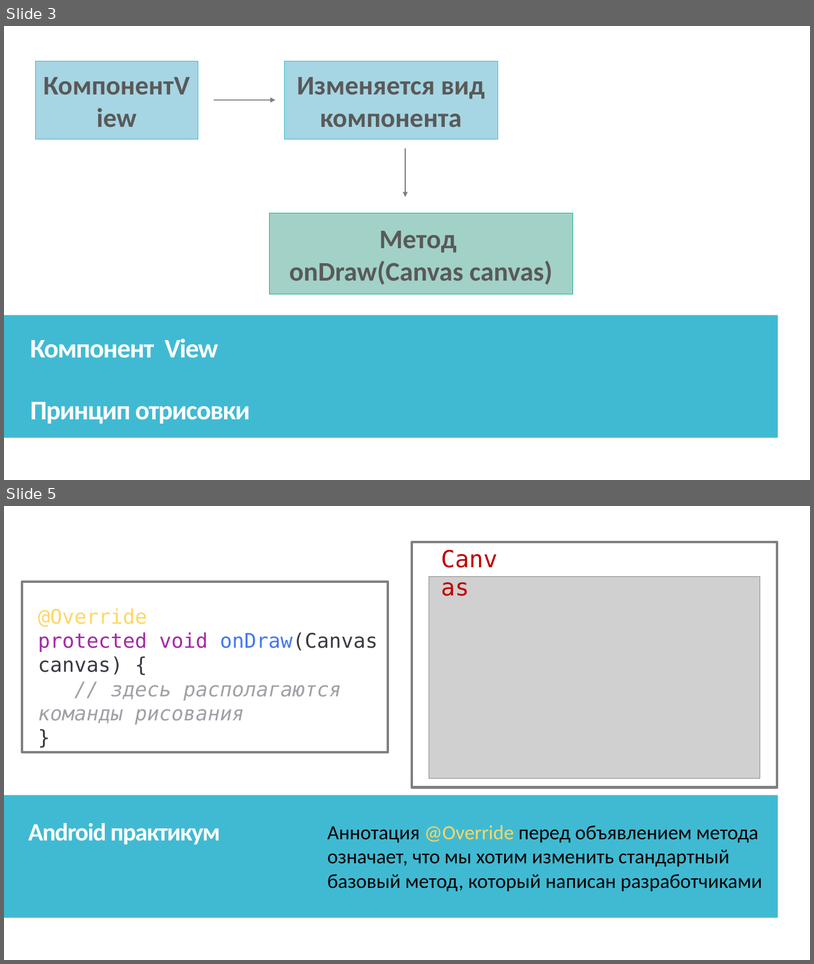
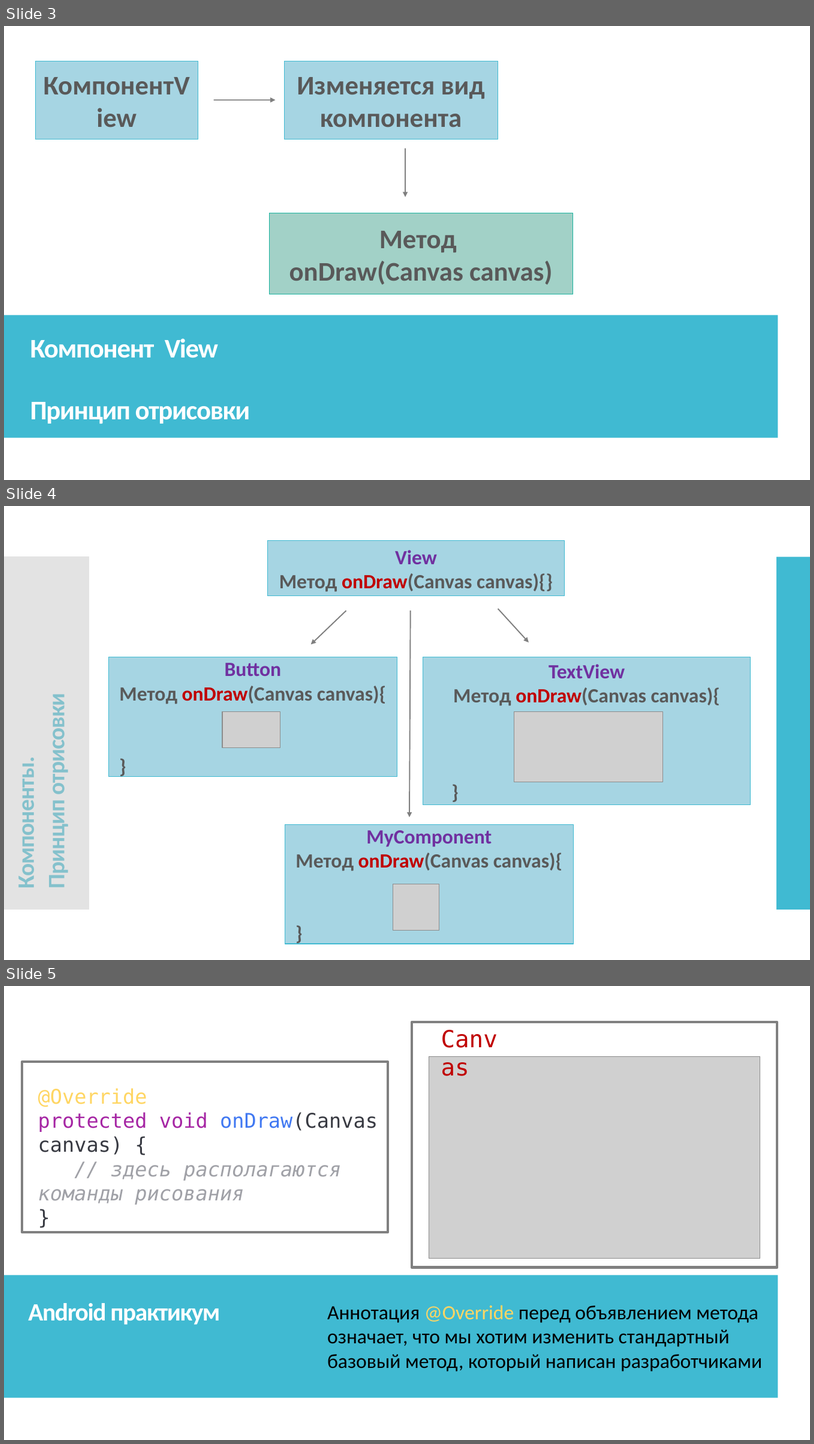
Before and after one commit to IriEfremova/LessonsCube, a slide deck: Android/Lesson8/Canvas.pptx. Shown one above the other, each under a label of ours: slides 3 and 5 before the commit, slides 3, 4 and 5 after it; the slides between them are not shown. The pictures are 814x964 and 814x1444 pixels, drawn with LibreOffice and Linux fonts; fonts in the diff are those of the drawing; grey boxes stand for pictures. Boxes give left, top, right and bottom in pixels: in the first picture for what was removed or moved away, otherwise in the second. Text is boxed around its words. In the diff, an @@ line names an element or a change of style, - is before the commit and + after.

```diff
--- a/Android/Lesson8/Canvas.pptx
+++ b/Android/Lesson8/Canvas.pptx
@@ slide 4 added at bbox=[4, 506, 810, 960], background #FFFFFF; not listed: 2 template elements that a slide beside it also shows @@
@@ rectangle added at bbox=[4, 506, 810, 960], fill #FFFFFF @@
@@ rectangle added at bbox=[268, 540, 566, 595], fill #A7D5E3, outline #40BAD2 0.75 pt, 24 pt, text #595959, bold @@
+View
+Метод onDraw(Canvas canvas){}
@@ rectangle added at bbox=[4, 556, 232, 909], fill #40BAD2 @@
@@ rectangle added at bbox=[4, 556, 89, 909], fill #C8C8C8 at 50% opacity @@
@@ rectangle added at bbox=[777, 557, 810, 910], fill #40BAD2 @@
@@ rectangle added at bbox=[786, 556, 810, 909], fill #C8C8C8 at 50% opacity @@
@@ arrow added from (347, 610) to (311, 645), #000000 1.35 pt @@
@@ arrow added from (411, 610) to (410, 817), #000000 1.35 pt @@
@@ arrow added from (498, 609) to (529, 642), #000000 1.35 pt @@
@@ rectangle added at bbox=[108, 657, 397, 777], fill #A7D5E3, outline #40BAD2 0.75 pt, 24 pt, text #595959, bold @@
+Button
+Метод onDraw(Canvas canvas){
+}
@@ rectangle added at bbox=[423, 657, 751, 805], fill #A7D5E3, outline #40BAD2 0.75 pt, 24 pt, text #595959, bold @@
+TextView
+Метод onDraw(Canvas canvas){
+}
@@ text added at bbox=[11, 703, 71, 886], 28 pt, text #40BAD2, bold @@
+Компоненты.
+Принцип отрисовки
@@ picture added at bbox=[222, 712, 281, 748] @@
@@ picture added at bbox=[515, 712, 663, 782] @@
@@ rectangle added at bbox=[285, 824, 574, 943], fill #A7D5E3, outline #40BAD2 0.75 pt, 24 pt, text #595959, bold @@
+MyComponent
+Метод onDraw(Canvas canvas){
+}
@@ picture added at bbox=[393, 884, 440, 931] @@
```
Also in this commit, not shown: 3 slides changed, 4 other slides added.
